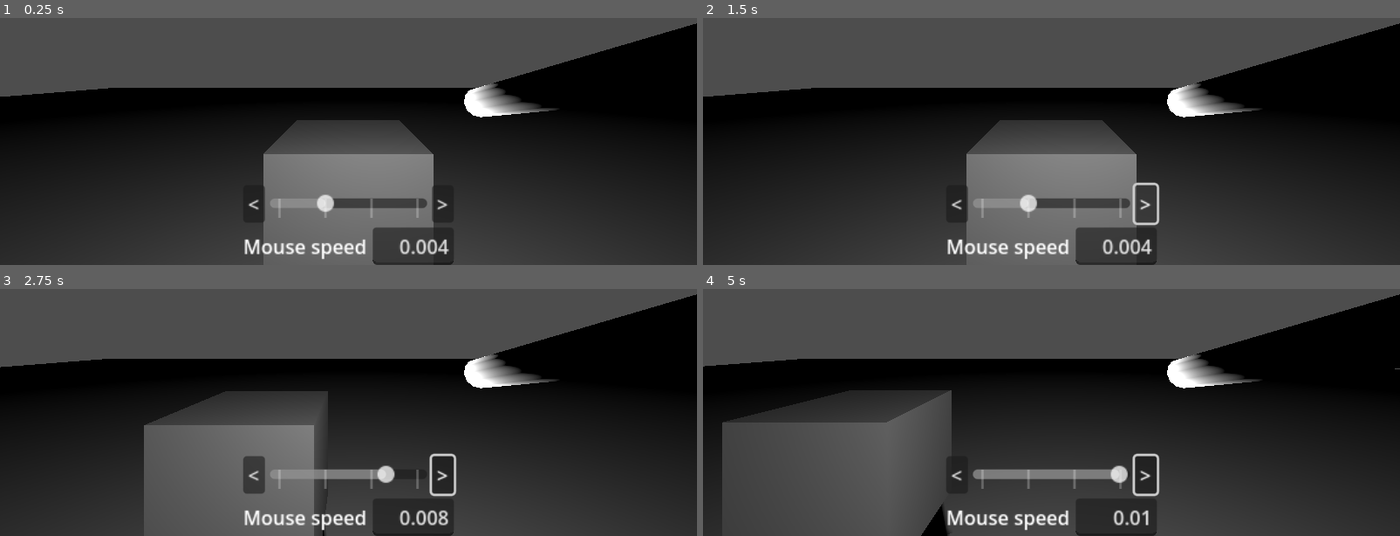
Above: before the commit, frames 1-4 (two rows, left to right).
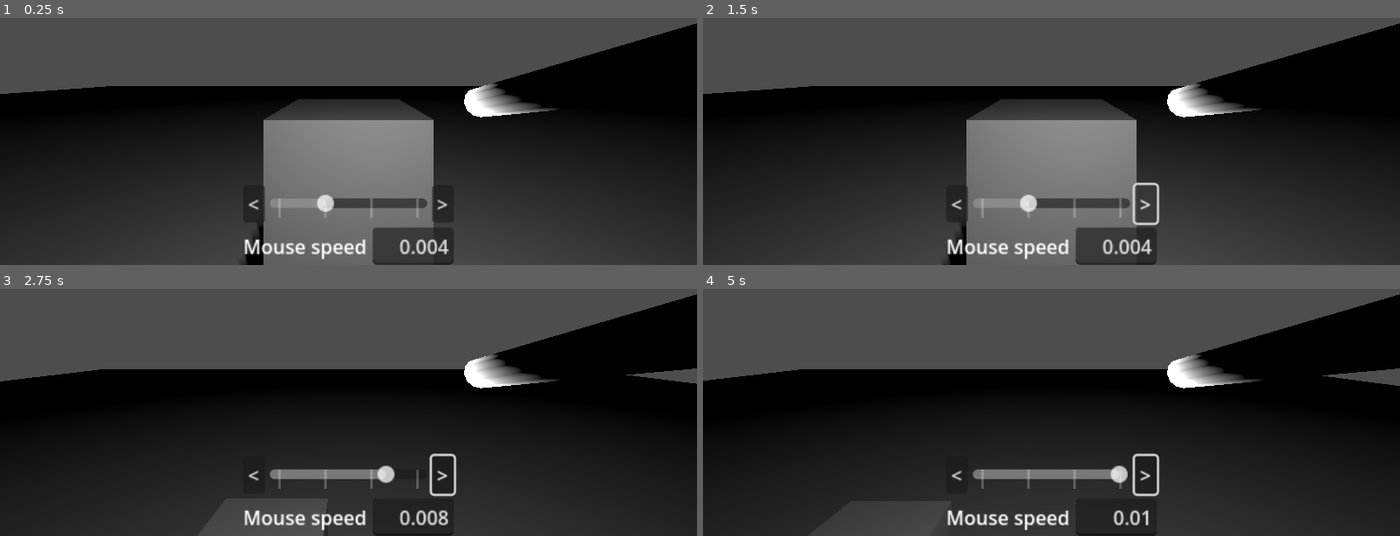
Above: after the commit, the same moments.

Repository: WLGfx/godot-player-and-controls
Game: Godot game, scene res://scene/cameraWithOmnilight.tscn
The game is run twice, just before and just after one commit, with the same random seed, the same clock (stepped at 60 frames per second) and the same inputs.
Inputs (mouse positions are in pixels of both pictures, inside the frame that each line leads up to):
- Up to frame 1 (0.25 s): no input
- Up to frame 2 (1.5 s): click "<" at 0.5 s; click ">" at 1.25 s
- Up to frame 3 (2.75 s): tap Enter at 2 s; move the mouse to (501, 321) at 2.02 s; hold D (right) from 2.03 s (still down); tap Space (jump) at 2.1, 2.27, 2.57 s; click (501, 321) at 2.17 s
- Up to frame 4 (5 s): move the mouse to (912, 360) at 2.77 s; release D (right) at 2.78 s; hold S (backward) 2.78-3.53 s; tap Shift (move boost) at 2.85, 4.35 s; tap Space (jump) at 3.02, 3.05, 3.32, 3.6, 4.52, 4.55, 4.82 s; move the mouse to (outside the picture) at 3.52 s; hold D (right) 3.53-4.28 s; move the mouse to (1016, 417) at 4.27 s; hold W (forward) from 4.28 s (still down); click (1016, 417) at 4.42 s

The runs differ from the first frame. In frame 1, 5.8% of the frame differs, in the area x 0-70%, y 27-100%; in frame 2, 5.8%; in frame 3, 16%; in frame 4, 19%, in the area x 0-100%, y 17-100%.

Commit message:
Jumping done

Diff:
--- a/scene/player.gd
+++ b/scene/player.gd
@@ -18,6 +18,9 @@
 var strafe_multiplier = 0.5 # increased on boost
 var move_speed = 2 			# units per second
 var move_multiplier = 0.5 	# increased on boost
+
+var gravity = 9.8			# units per second per second
+var jump_force = 5			# units per second
 
 # Called when the node enters the scene tree for the first time.
 func _ready() -> void:
@@ -45,7 +48,12 @@
 
 	velocity.x = direction.x * move_speed * strafe_multiplier
 	velocity.z = direction.z * move_speed * move_multiplier
-	#velocity.y = 0
+
+	if Input.is_action_just_pressed("jump") and is_on_floor():
+		velocity.y = jump_force
+
+	if not is_on_floor():
+		velocity.y -= gravity * _delta
 
 	move_and_slide()
 
